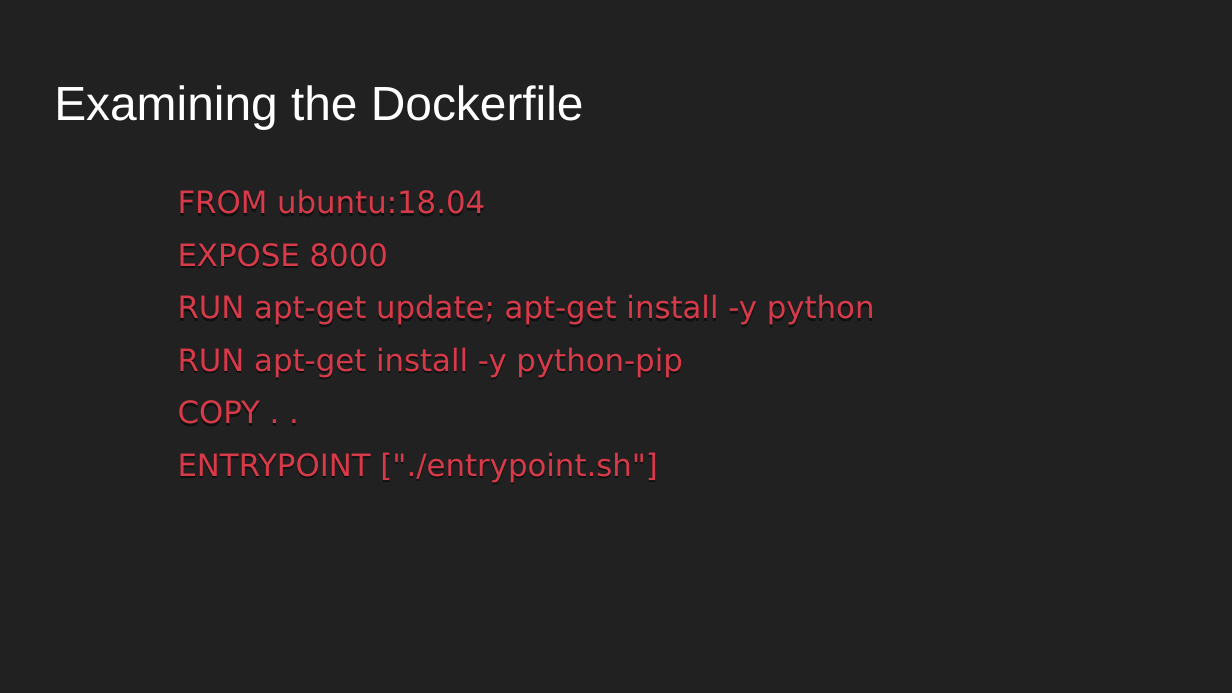
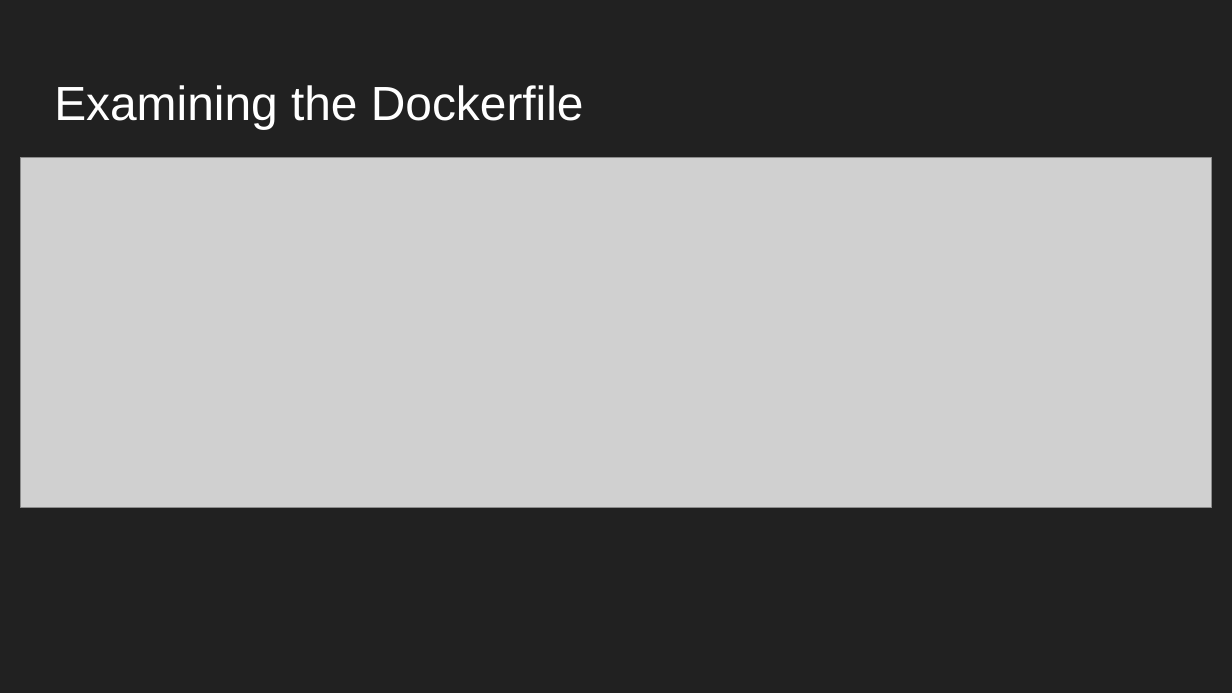
Before and after one commit to tlewis11/Docker-Presentation-SMLUG, a slide deck: slide 8 of Introduction_To_Docker_Containers_SMLUG_10-20-2018.odp. Drawn at 1232x693 pixels with LibreOffice and Linux fonts; fonts in the diff are those of the drawing; grey boxes stand for pictures. Boxes give left, top, right and bottom in pixels: in the first picture for what was removed or moved away, otherwise in the second. Text is boxed around its words. In the diff, an @@ line names an element or a change of style, - is before the commit and + after.

```diff
--- a/Introduction_To_Docker_Containers_SMLUG_10-20-2018.odp
+++ b/Introduction_To_Docker_Containers_SMLUG_10-20-2018.odp
@@ picture added at (x1=21, y1=158, x2=1212, y2=508) @@
@@ text removed at (x1=178, y1=191, x2=875, y2=483) @@
-FROM ubuntu:18.04
-EXPOSE 8000
-RUN apt-get update; apt-get install -y python
-RUN apt-get install -y python-pip
-COPY . .
-ENTRYPOINT ["./entrypoint.sh"]
```
Also in this commit, not shown: 9 other slides changed.
